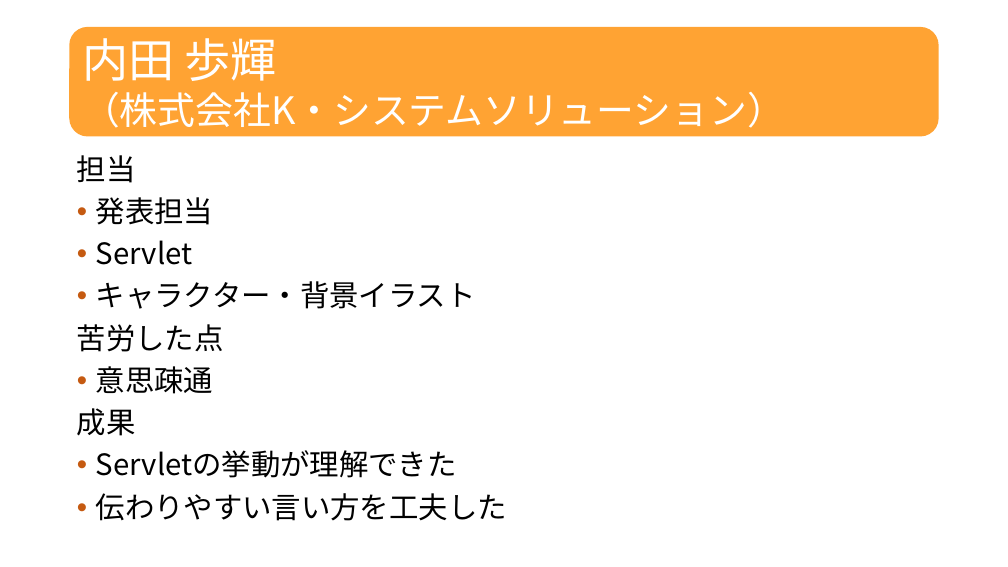
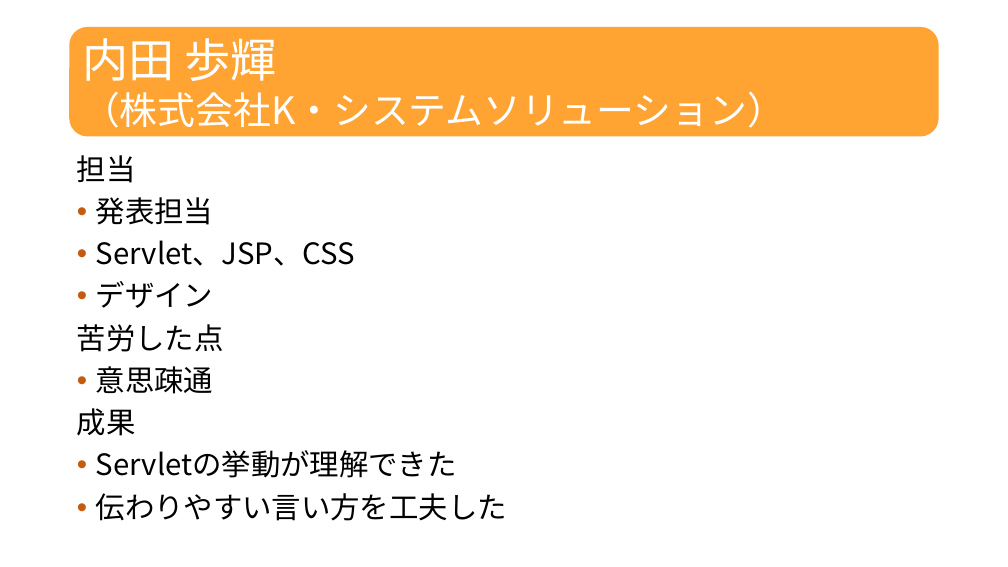
Before and after one commit to dojo2022/F-3, a slide deck: slide 22 of doc/プレゼン資料_F3_なかおっち.pptx. Drawn at 1008x567 pixels with LibreOffice and Linux fonts; fonts in the diff are those of the drawing. Boxes give left, top, right and bottom in pixels: in the first picture for what was removed or moved away, otherwise in the second. Text is boxed around its words. In the diff, an @@ line names an element or a change of style, - is before the commit and + after.

```diff
--- a/doc/プレゼン資料_F3_なかおっち.pptx
+++ b/doc/プレゼン資料_F3_なかおっち.pptx
@@ text at <box>96,240,356,308</box>: text changed @@
-• Servlet
-• キャラクター・背景イラスト
+• Servlet、JSP、CSS
+• デザイン
```
Also in this commit, not shown: 4 other slides changed, 1 other file.
